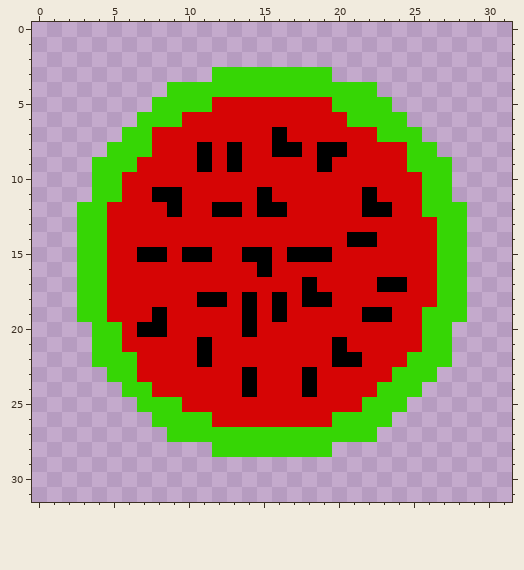
Pixel-art sprite: images/pasteqq.png. This is how it looked before the edit.
The file is 32x32 pixels.
Now the later version:
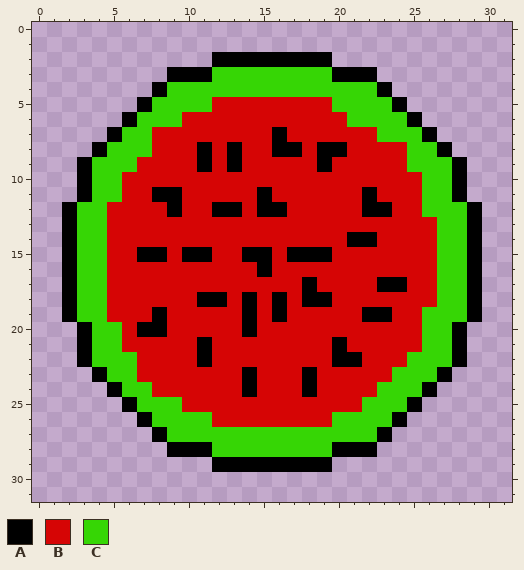
Palette (. is transparent): A #000000  B #d60505  C #36d605
Changes in this commit:
y 2: x 12..19 ........ -> AAAAAAAA
y 3: x 9..11 ... -> AAA; x 20..22 ... -> AAA
y 4: x 8 . -> A; x 23 . -> A
y 5: x 7 . -> A; x 24 . -> A
y 6: x 6 . -> A; x 25 . -> A
y 7: x 5 . -> A; x 26 . -> A
y 8: x 4 . -> A; x 27 . -> A
y 9..11: x 3 . -> A; x 28 . -> A
y 12..19: x 2 . -> A; x 29 . -> A
y 20..22: x 3 . -> A; x 28 . -> A
y 23: x 4 . -> A; x 27 . -> A
y 24: x 5 . -> A; x 26 . -> A
y 25: x 6 . -> A; x 25 . -> A
y 26: x 7 . -> A; x 24 . -> A
y 27: x 8 . -> A; x 23 . -> A
y 28: x 9..11 ... -> AAA; x 20..22 ... -> AAA
y 29: x 12..19 ........ -> AAAAAAAA
